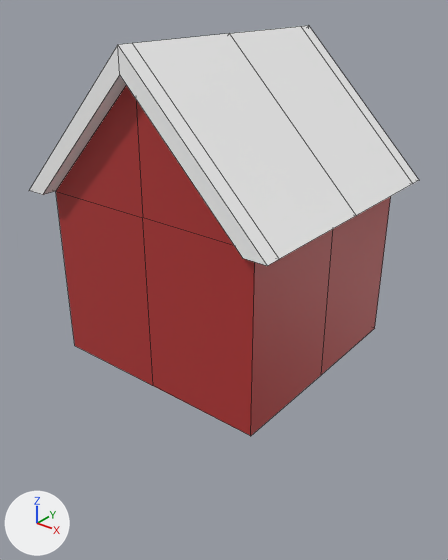
The Blender file house.blend as it was, and as the next commit left it.
The view is the same before and after, from a camera (50 mm lens) standing at (12.4, -15.76, 12.08) and looking at (0.1, -0.39, 2.54). Arrows for +X, +Y and +Z are at lower left; the lights stay in place. Mesh edges are drawn as thin lines. The same objects are shown in both versions, whatever each file hides.

The older version as bpy lines, for what is in view:
```python
me_cube = bpy.data.meshes.new('Cube')
me_cube.from_pydata(...)  # 40 vertices, 40 faces; spans x -4.72..4.72, y -4.51..4.51, z 0.0..10.6
# faces by material slot: [16, 24]
me_cube.materials.append(mat_building)  # red #b43736
me_cube.materials.append(mat_roof)  # white #ffffff
ob_house = bpy.data.objects.new('House', me_cube)
ob_house.location = (0.0, 0.0, 0.0)
```
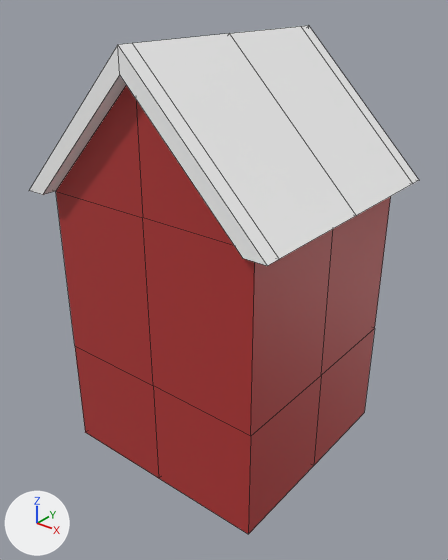
Boxes (x1, y1, x2, y2) around the edits, measured in the pictures (448 x 560 px):
'House', reshaped (24% taller): before (29, 25, 419, 436); after (29, 25, 419, 534)
part 1 of me_cube, built on (red): after (75, 329, 375, 534)

What changed in the scene script:
```text
Change me_cube:
    used by ob_house; location = (0.0, 0.0, 0.0)
    remove me_cube.from_pydata(...)  # 40 vertices, 40 faces; spans x -4.72..4.72, y -4.51..4.51, z 0.0..10.6
    add me_cube.from_pydata(...)  # 48 vertices, 48 faces; spans x -4.72..4.72, y -4.51..4.51, z -4.0..10.6
    me_cube part 1
    1 vertex is removed from x 0.0, y 0.0, z 0.0
    4 faces are deleted
    1 vertex is added at (0.0, 0.0, -4.0)
    8 new vertices lie (0.0, 0.0, -4.0) away from vertices in x -4.0..4.0, y -4.0..4.0, z 0.0
    12 new faces join them, mat_building (red #b43736)
```
